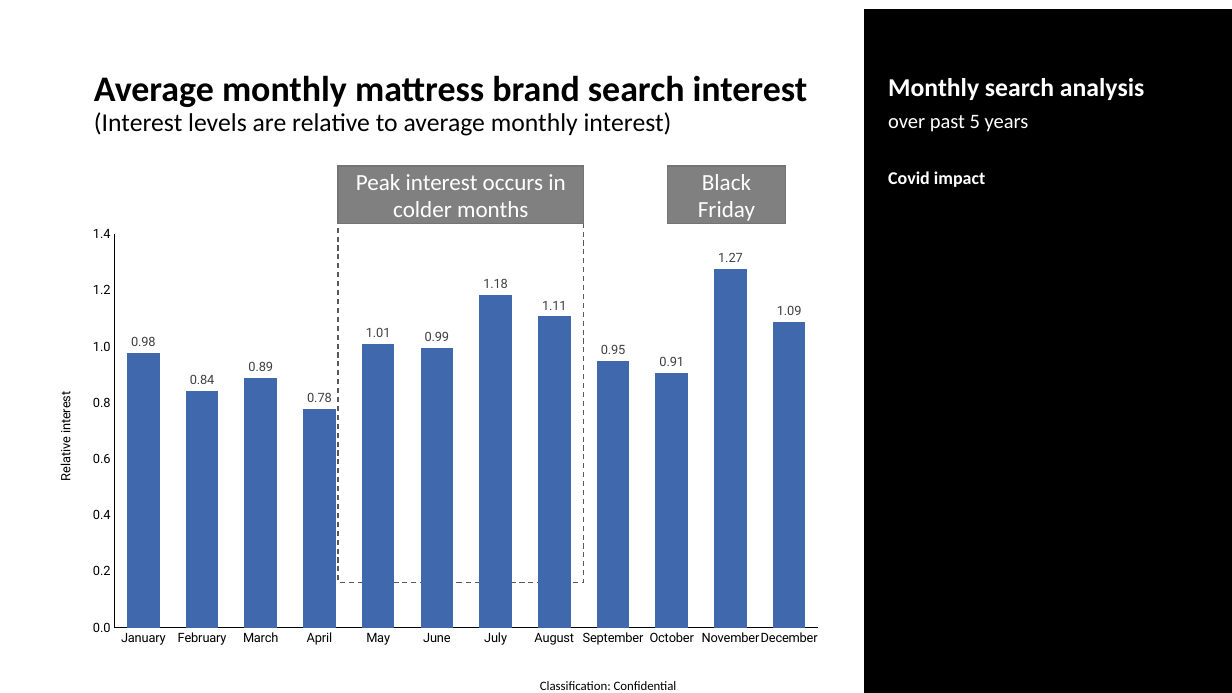
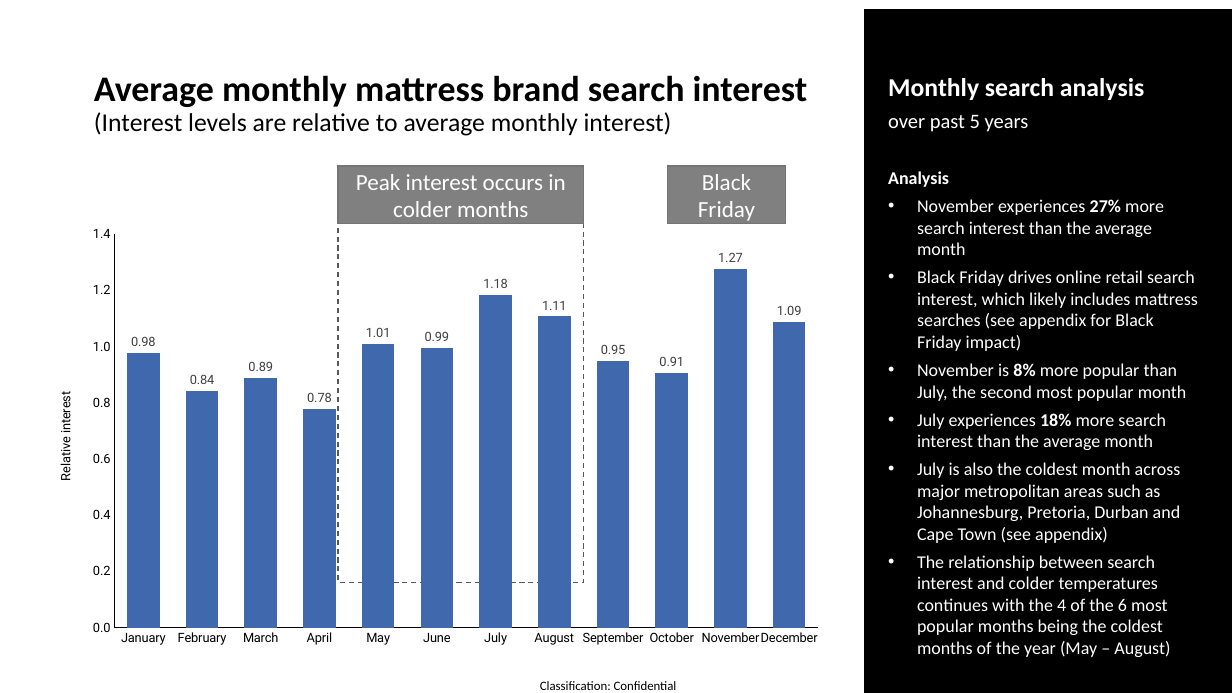
Before and after one commit to twdobson/mattress-trends, a slide deck: slide 26 of bravo_preso.pptx. Drawn at 1232x693 pixels with LibreOffice and Linux fonts; fonts in the diff are those of the drawing. Boxes give left, top, right and bottom in pixels: in the first picture for what was removed or moved away, otherwise in the second. Text is boxed around its words. In the diff, an @@ line names an element or a change of style, - is before the commit and + after.

```diff
--- a/bravo_preso.pptx
+++ b/bravo_preso.pptx
@@ text at bbox=[888, 171, 1198, 657]: text changed; bold off @@
-Covid impact
+Analysis
+• November experiences 27% more search interest than the average month
+• Black Friday drives online retail search interest, which likely includes mattress searches (see appendix for Black Friday impact)
+• November is 8% more popular than July, the second most popular month
+• July experiences 18% more search interest than the average month
+• July is also the coldest month across major metropolitan areas such as Johannesburg, Pretoria, Durban and Cape Town (see appendix)
+• The relationship between search interest and colder temperatures continues with the 4 of the 6 most popular months being the coldest months of the year (May – August)
```
Also in this commit, not shown: 4 other slides changed, 5 slides added, 1 other file.
